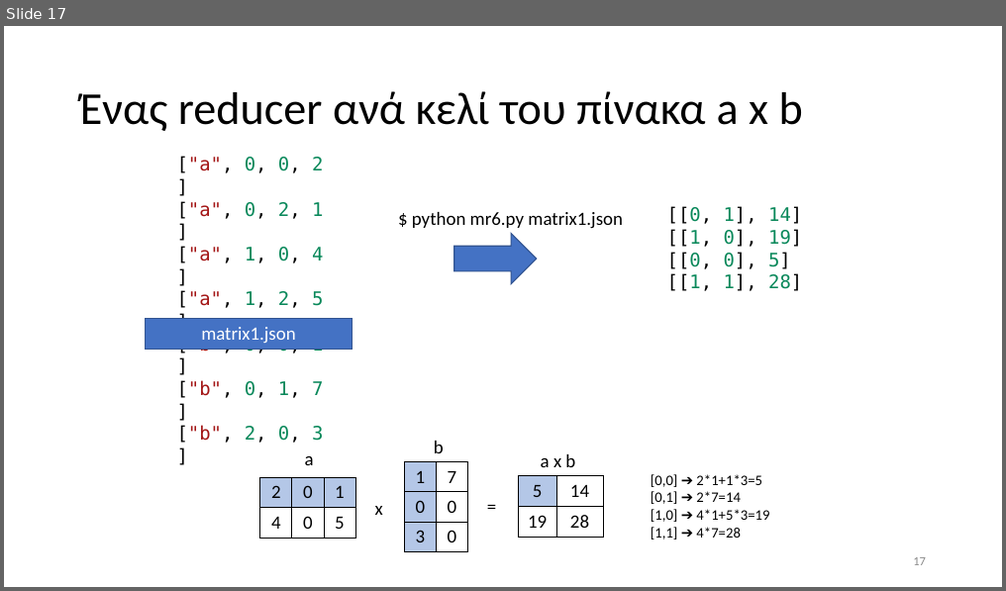
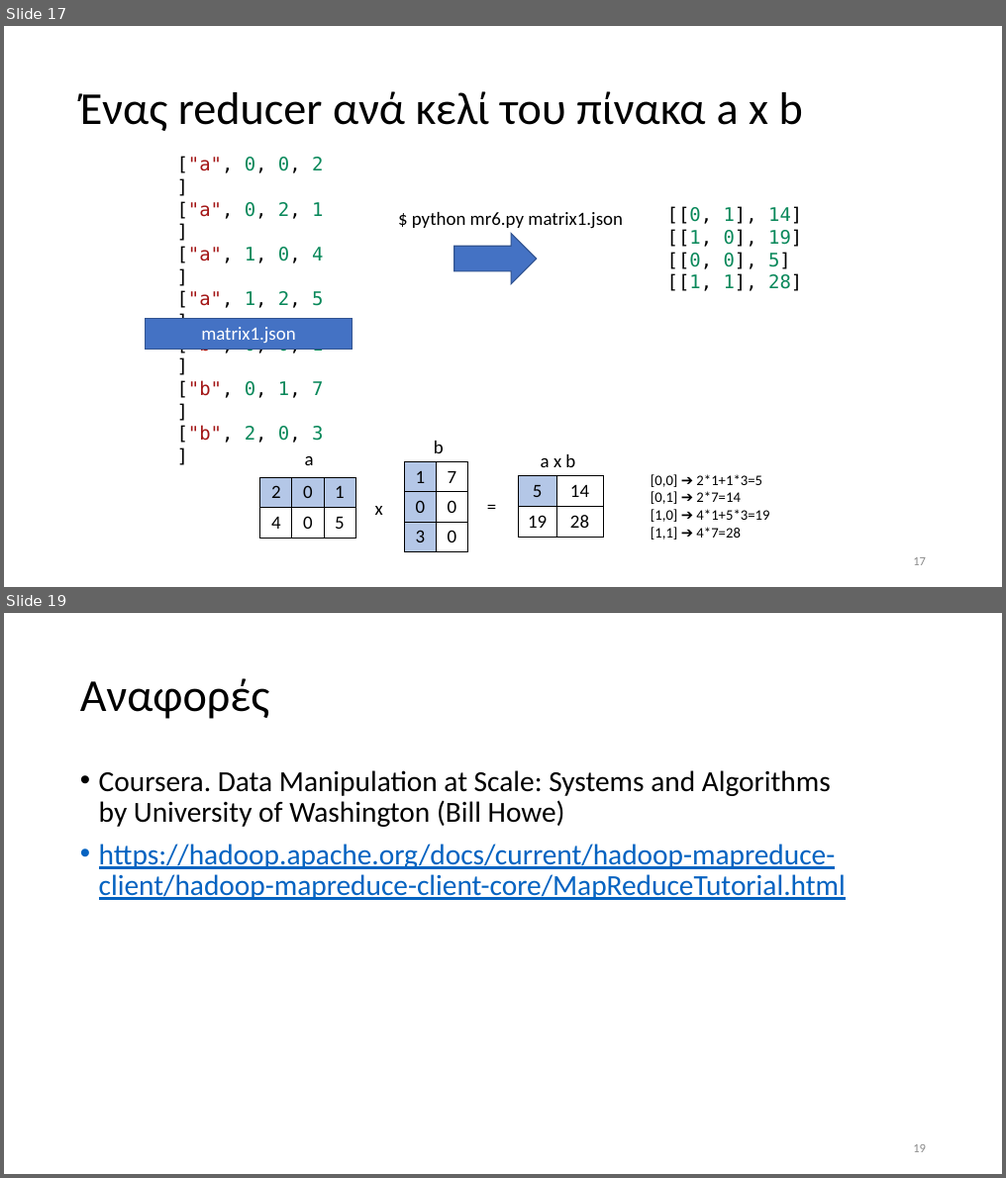
Before and after one commit to chgogos/big_data, a slide deck: 05. Map Reduce παραδείγματα.pptx. Shown one above the other, each under a label of ours: slide 17 before the commit, slides 17 and 19 after it; the slides between them are not shown. The pictures are 1006x591 and 1006x1178 pixels, drawn with LibreOffice and Linux fonts; fonts in the diff are those of the drawing. Boxes give left, top, right and bottom in pixels: in the first picture for what was removed or moved away, otherwise in the second. Text is boxed around its words. In the diff, an @@ line names an element or a change of style, - is before the commit and + after.

```diff
--- a/05. Map Reduce παραδείγματα.pptx
+++ b/05. Map Reduce παραδείγματα.pptx
@@ slide 19 added at (x1=4, y1=613, x2=1002, y2=1174), background #FFFFFF @@
@@ title added at (x1=80, y1=678, x2=269, y2=719), 44 pt, text #000000 @@
+Αναφορές
@@ text added at (x1=99, y1=770, x2=846, y2=900), 28 pt, text #0563C1, underline @@
+• Coursera. Data Manipulation at Scale: Systems and Algorithms by University of Washington (Bill Howe)
+• https://hadoop.apache.org/docs/current/hadoop-mapreduce-client/hadoop-mapreduce-client-core/MapReduceTutorial.html
@@ page number added at (x1=913, y1=1145, x2=926, y2=1153), 12 pt, text #8C8C8C @@
+19
```
Also in this commit, not shown: 2 slides changed, 2 other files.
